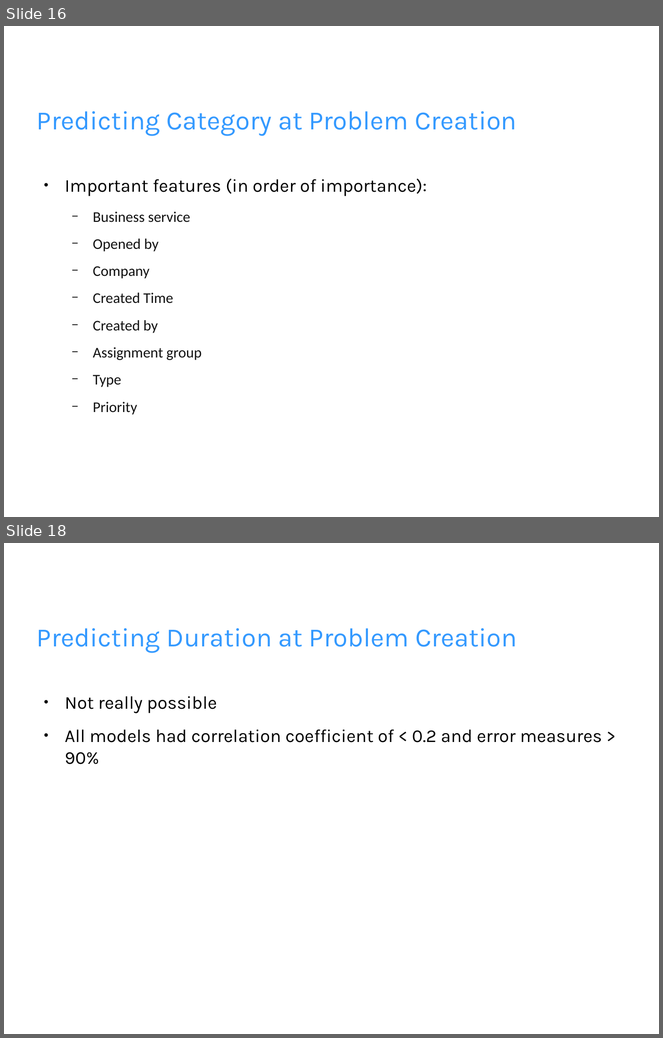
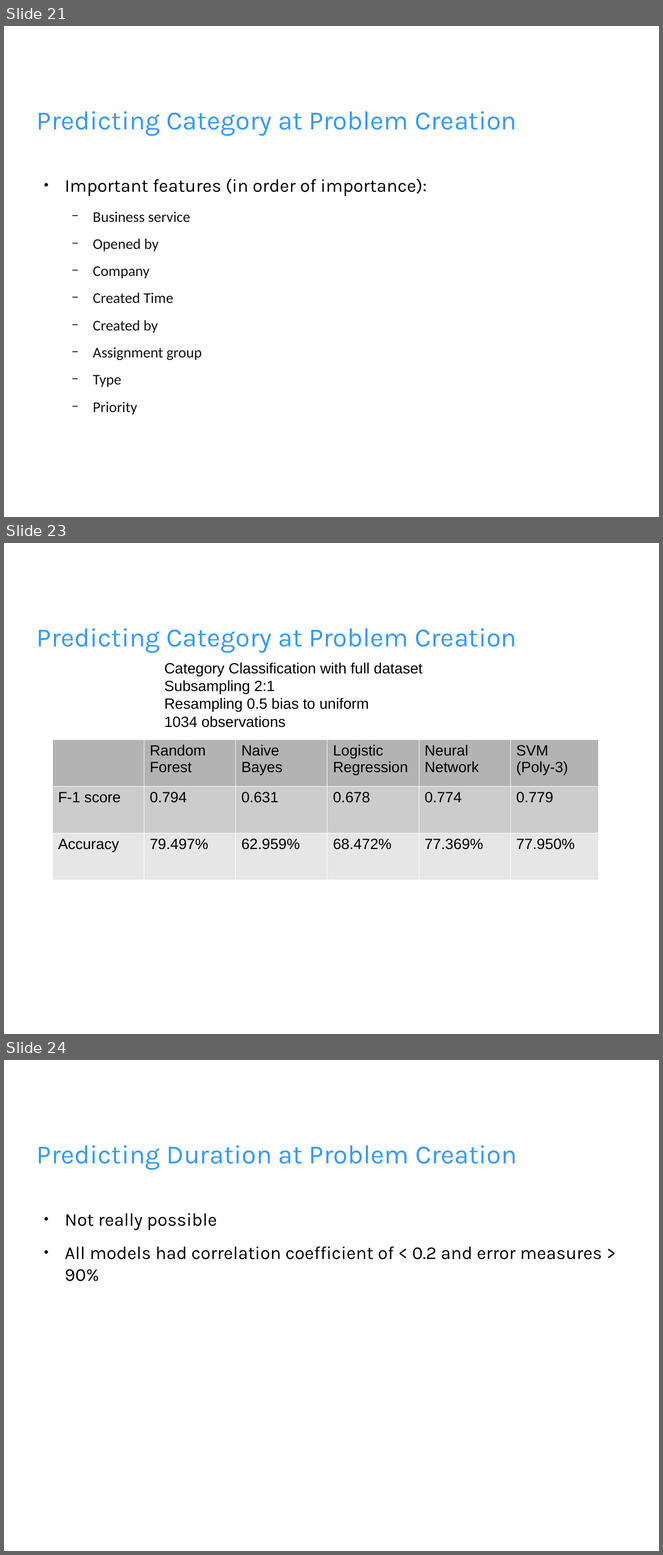
Before and after one commit to wjbrittonv/UMRFDataScience, a slide deck: MacClusteringProject/data_analysis.pptx. Shown one above the other, each under a label of ours: slides 16 and 18 before the commit, slides 21, 23 and 24 after it; the slides between them are not shown. The pictures are 663x1038 and 663x1555 pixels, drawn with LibreOffice and Linux fonts; fonts in the diff are those of the drawing; background and template pictures are left out. Boxes give left, top, right and bottom in pixels: in the first picture for what was removed or moved away, otherwise in the second. Text is boxed around its words. In the diff, an @@ line names an element or a change of style, - is before the commit and + after.

```diff
--- a/MacClusteringProject/data_analysis.pptx
+++ b/MacClusteringProject/data_analysis.pptx
@@ slide 23 added at (4, 543, 659, 1034), background picture (left out) @@
@@ text added at (37, 628, 517, 653), 32 pt, text #3399FF @@
+Predicting Category at Problem Creation
@@ text added at (164, 663, 423, 728), 18 pt, text #000000 @@
+Category Classification with full dataset
+Subsampling 2:1
+Resampling 0.5 bias to uniform
+1034 observations
@@ table added at (52, 739, 598, 879), 3 rows, 6 columns @@
+ | Random Forest | Naive Bayes | Logistic Regression | Neural Network | SVM / (Poly-3)
+F-1 score | 0.794 | 0.631 | 0.678 | 0.774 | 0.779
+Accuracy | 79.497% | 62.959% | 68.472% | 77.369% | 77.950%
@@ what was slide 16 is now slide 21 @@
@@ what was slide 18 is now slide 24 @@
```
Also in this commit, not shown: 2 slides changed, 11 other slides added, 11 slides removed, 13 other files.
